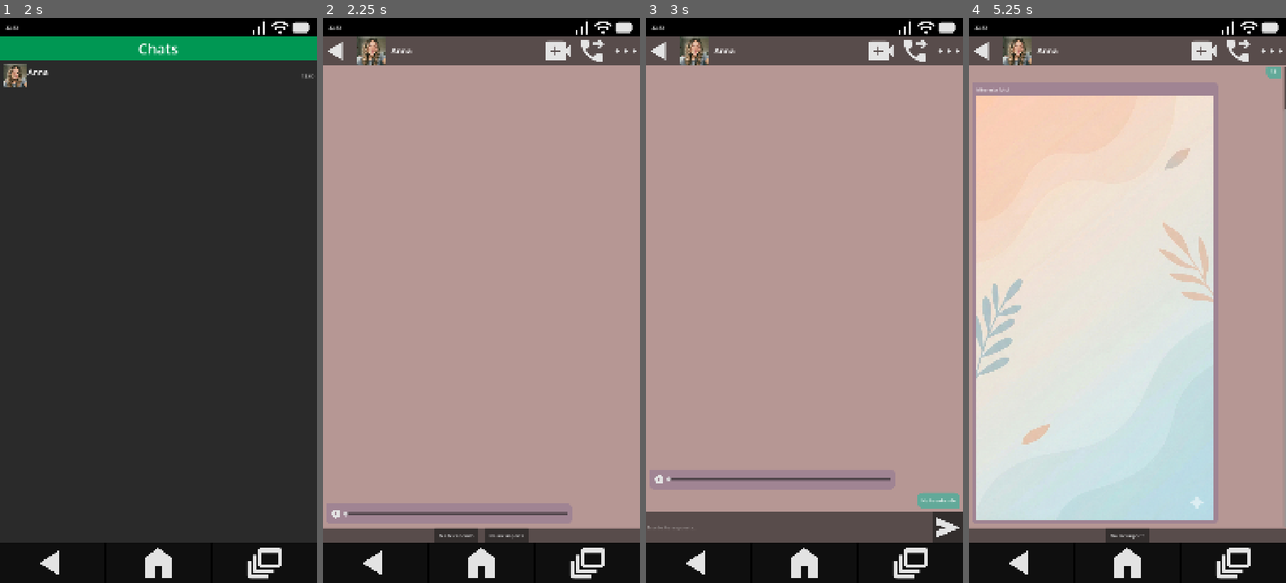
Above: before the commit, frames 1-4 (left to right).
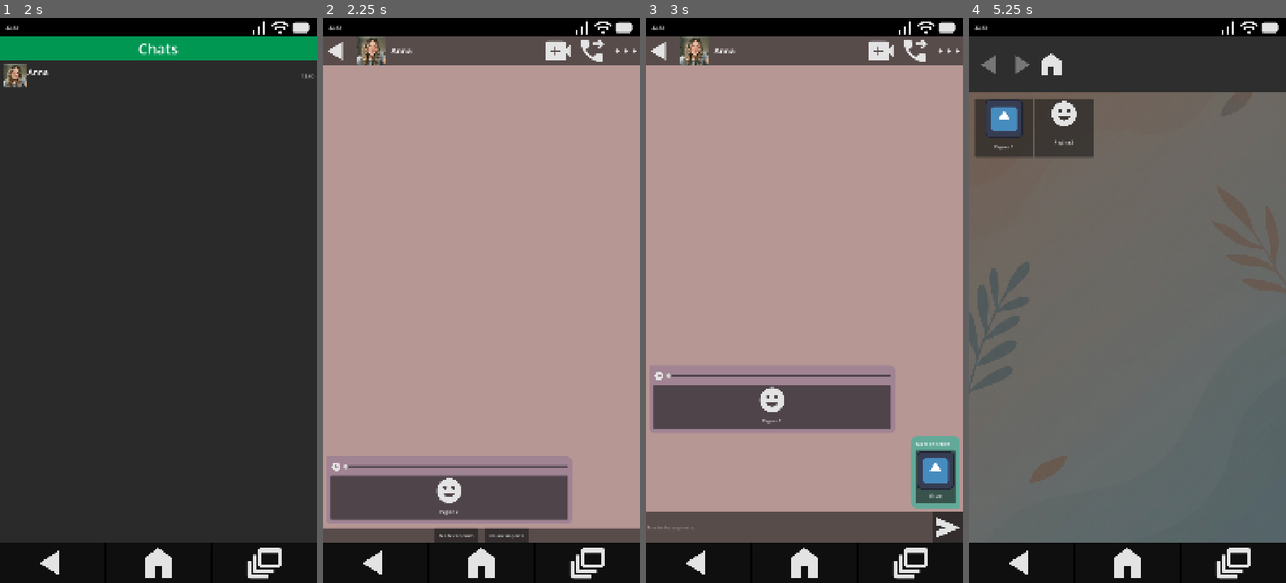
Above: after the commit, the same moments.

Repository: AlfredoCamarena/GD-Phone
Game: Godot game, scene res://_System/Main/main.tscn
The game is run twice, just before and just after one commit, with the same random seed, the same clock (stepped at 60 frames per second) and the same inputs. The engine's default icon, where the game draws it, is replaced by a stand-in: a white triangle on a blue panel in a dark square. Sound files missing from this copy of the repository are replaced by a short silence.
Inputs (mouse positions are in pixels of both pictures, inside the frame that each line leads up to):
- Up to frame 1 (2 s): click (53, 560) at 0.5 s; click "Message" at 1.25 s
- Up to frame 2 (2.25 s): click (481, 74) at 2 s
- Up to frame 3 (3 s): click "No te entiendo" at 2.75 s
- Up to frame 4 (5.25 s): click (1111, 526) at 3.52 s; type "12" at 3.6 s; click (1270, 526) at 4.25 s; click (1095, 492) at 5 s, where only the run after the commit has a clickable "Titulo"

Frame 1 is identical in both runs. In frame 2, 6.3% of the frame differs, in the area x 2-78%, y 78-89%; in frame 3, 8.4%; in frame 4, 90%, in the area x 0-100%, y 3-93%.
Error after the commit: Invalid access to property or key 'url' on a base object of type 'Nil'. (res://Apps/3_WebBrowser/web_browser.gd:19)

Commit message:
Open webpages from chat link

Diff:
--- a/Apps/1_Chat/ChatBubble/chat_bubble.gd
+++ b/Apps/1_Chat/ChatBubble/chat_bubble.gd
@@ -10,21 +10,25 @@
 @onready var audio_ui: HBoxContainer = %AudioUI
 @onready var play_button: Button = $Content/AudioUI/PlayButton
 @onready var audio_slider: HSlider = %AudioSlider
+@onready var link_button: Button = %LinkButton
 
 @export var max_width_ratio: float = 0.75
 @onready var max_allowed_width: float = get_viewport_rect().size.x * max_width_ratio
 
+var link_data: WebpageData
 var saved_playback_pos: float = 0.0
 var is_dragging_slider: bool = false
 
-func setup(msg: String, audio: AudioStream, photo:Texture2D) -> void:
+func setup(msg: String, audio: AudioStream, photo:Texture2D, webpage_data: WebpageData) -> void:
 	message_label.text = msg
 	photo_rect.texture = photo
 	audio_player.stream = audio
+	link_data = webpage_data
 
 	_handle_label_autowrap()
 	_handle_photo_logic()
 	_handle_audio_player_logic()
+	_handle_link_logic()
 
 
 func _ready() -> void:
@@ -33,6 +37,7 @@
 	audio_player.finished.connect(_on_audio_finished)
 	audio_slider.drag_started.connect(_on_slider_drag_started)
 	audio_slider.drag_ended.connect(_on_slider_drag_ended)
+	link_button.pressed.connect(_on_link_pressed)
 
 
 func _process(_delta: float) -> void:
@@ -79,6 +84,13 @@
 	audio_slider.max_value = audio_player.stream.get_length()
 
 
+func _handle_link_logic() -> void:
+	if link_data == null:
+		return
+
+	link_button.icon = link_data.icon
+	link_button.text = link_data.title
+
 
 func _on_play_toggled() -> void:
 	if play_button.button_pressed:
@@ -106,3 +118,7 @@
 
 	if play_button.button_pressed:
 		audio_player.play(saved_playback_pos)
+
+
+func _on_link_pressed() -> void:
+	SignalBus.open_webpage_requested.emit(link_data)
--- a/Apps/1_Chat/ChatBubble/chat_bubble.tscn
+++ b/Apps/1_Chat/ChatBubble/chat_bubble.tscn
@@ -1,32 +1,33 @@
-[gd_scene load_steps=3 format=3 uid="uid://cen32adkpntg4"]
+[gd_scene format=3 uid="uid://cen32adkpntg4"]
 
 [ext_resource type="Script" uid="uid://dxa71id6av5w" path="res://Apps/1_Chat/ChatBubble/chat_bubble.gd" id="1_kw4iq"]
 [ext_resource type="Texture2D" uid="uid://cgvlgswhkb262" path="res://_Assets/Image/Gallery 128x128/media_play.png" id="2_mxkyg"]
+[ext_resource type="Texture2D" uid="uid://fxlrkw0hkdyb" path="res://icon.svg" id="3_g3kok"]
 
-[node name="ChatBubble" type="PanelContainer"]
+[node name="ChatBubble" type="PanelContainer" unique_id=1732346655]
 offset_right = 148.0
 offset_bottom = 23.0
 script = ExtResource("1_kw4iq")
 
-[node name="AudioPlayer" type="AudioStreamPlayer" parent="."]
+[node name="AudioPlayer" type="AudioStreamPlayer" parent="." unique_id=91383686]
 unique_name_in_owner = true
 
-[node name="Content" type="VBoxContainer" parent="."]
+[node name="Content" type="VBoxContainer" parent="." unique_id=942318956]
 layout_mode = 2
 theme_override_constants/separation = 10
 
-[node name="MessageLabel" type="Label" parent="Content"]
+[node name="MessageLabel" type="Label" parent="Content" unique_id=508942912]
 unique_name_in_owner = true
 custom_minimum_size = Vector2(50, 0)
 layout_mode = 2
 text = "Mensaje de prueba"
 
-[node name="AudioUI" type="HBoxContainer" parent="Content"]
+[node name="AudioUI" type="HBoxContainer" parent="Content" unique_id=1602163736]
 unique_name_in_owner = true
 custom_minimum_size = Vector2(0, 40)
 layout_mode = 2
 
-[node name="PlayButton" type="Button" parent="Content/AudioUI"]
+[node name="PlayButton" type="Button" parent="Content/AudioUI" unique_id=1507590665]
 custom_minimum_size = Vector2(40, 40)
 layout_mode = 2
 focus_mode = 0
@@ -35,14 +36,22 @@
 flat = true
 expand_icon = true
 
-[node name="AudioSlider" type="HSlider" parent="Content/AudioUI"]
+[node name="AudioSlider" type="HSlider" parent="Content/AudioUI" unique_id=751963209]
 unique_name_in_owner = true
 layout_mode = 2
 size_flags_horizontal = 3
 size_flags_vertical = 4
 
-[node name="PhotoRect" type="TextureRect" parent="Content"]
+[node name="PhotoRect" type="TextureRect" parent="Content" unique_id=1386273177]
 unique_name_in_owner = true
 layout_mode = 2
 expand_mode = 1
 stretch_mode = 5
+
+[node name="LinkButton" type="Button" parent="Content" unique_id=1761782018]
+unique_name_in_owner = true
+layout_mode = 2
+text = "Titulo"
+icon = ExtResource("3_g3kok")
+icon_alignment = 1
+vertical_icon_alignment = 0
--- a/Apps/1_Chat/ChatDetail/chat_detail.gd
+++ b/Apps/1_Chat/ChatDetail/chat_detail.gd
@@ -49,7 +49,7 @@
 		bubble = BUBBLE_OTHER.instantiate() as ChatBubble
 
 	messages_container.add_child(bubble)
-	bubble.setup(msg_data.text, msg_data.audio, msg_data.image)
+	bubble.setup(msg_data.text, msg_data.audio, msg_data.image, msg_data.link)
 
 	if not msg_data.reply_options.is_empty():
 		show_options(msg_data.reply_options)
--- a/Apps/1_Chat/ChatDetail/chat_detail.tscn
+++ b/Apps/1_Chat/ChatDetail/chat_detail.tscn
@@ -8,7 +8,7 @@
 [ext_resource type="Texture2D" uid="uid://psfg7gbmafvf" path="res://_Assets/Image/Chat 96x96/voice_call.png" id="5_6xbe8"]
 [ext_resource type="Texture2D" uid="uid://3ccjf4vdc77e" path="res://_Assets/Image/Chat 96x96/option_dots.png" id="6_4sh2e"]
 
-[node name="ChatDetail" type="Control"]
+[node name="ChatDetail" type="Control" unique_id=130452937]
 layout_mode = 3
 anchors_preset = 15
 anchor_right = 1.0
@@ -17,7 +17,7 @@
 grow_vertical = 2
 script = ExtResource("1_bkvpm")
 
-[node name="Background" type="ColorRect" parent="."]
+[node name="Background" type="ColorRect" parent="." unique_id=168335442]
 layout_mode = 1
 anchors_preset = 15
 anchor_right = 1.0
@@ -26,7 +26,7 @@
 grow_vertical = 2
 color = Color(0.71488535, 0.592703, 0.58078104, 1)
 
-[node name="MainLayout" type="VBoxContainer" parent="."]
+[node name="MainLayout" type="VBoxContainer" parent="." unique_id=174814311]
 layout_mode = 1
 anchors_preset = 15
 anchor_right = 1.0
@@ -34,16 +34,16 @@
 grow_horizontal = 2
 grow_vertical = 2
 
-[node name="Header" type="PanelContainer" parent="MainLayout"]
+[node name="Header" type="PanelContainer" parent="MainLayout" unique_id=729956373]
 custom_minimum_size = Vector2(0, 60)
 layout_mode = 2
 
-[node name="HBoxContainer" type="HBoxContainer" parent="MainLayout/Header"]
+[node name="HBoxContainer" type="HBoxContainer" parent="MainLayout/Header" unique_id=1807808701]
 layout_mode = 2
 size_flags_vertical = 4
 theme_override_constants/separation = 20
 
-[node name="BackButton" type="Button" parent="MainLayout/Header/HBoxContainer"]
+[node name="BackButton" type="Button" parent="MainLayout/Header/HBoxContainer" unique_id=1828378018]
 unique_name_in_owner = true
 custom_minimum_size = Vector2(96, 96)
 layout_mode = 2
@@ -52,7 +52,7 @@
 focus_mode = 0
 flat = true
 
-[node name="Icon" type="TextureRect" parent="MainLayout/Header/HBoxContainer/BackButton"]
+[node name="Icon" type="TextureRect" parent="MainLayout/Header/HBoxContainer/BackButton" unique_id=113370872]
 custom_minimum_size = Vector2(96, 96)
 layout_mode = 0
 offset_right = 40.0
@@ -60,7 +60,7 @@
 texture = ExtResource("2_o77o1")
 expand_mode = 1
 
-[node name="Avatar" type="TextureRect" parent="MainLayout/Header/HBoxContainer"]
+[node name="Avatar" type="TextureRect" parent="MainLayout/Header/HBoxContainer" unique_id=1104010259]
 unique_name_in_owner = true
 custom_minimum_size = Vector2(96, 96)
 layout_mode = 2
@@ -68,43 +68,43 @@
 texture = ExtResource("3_w0bou")
 expand_mode = 1
 
-[node name="NameLabel" type="Label" parent="MainLayout/Header/HBoxContainer"]
+[node name="NameLabel" type="Label" parent="MainLayout/Header/HBoxContainer" unique_id=520388853]
 unique_name_in_owner = true
 layout_mode = 2
 theme_type_variation = &"HeaderLarge"
 text = "Nombre de Contacto"
 
-[node name="RightIconsContainer" type="HBoxContainer" parent="MainLayout/Header/HBoxContainer"]
+[node name="RightIconsContainer" type="HBoxContainer" parent="MainLayout/Header/HBoxContainer" unique_id=814350925]
 layout_mode = 2
 size_flags_horizontal = 10
 size_flags_vertical = 4
 theme_override_constants/separation = 20
 
-[node name="VideoIcon" type="TextureRect" parent="MainLayout/Header/HBoxContainer/RightIconsContainer"]
+[node name="VideoIcon" type="TextureRect" parent="MainLayout/Header/HBoxContainer/RightIconsContainer" unique_id=279895021]
 custom_minimum_size = Vector2(96, 96)
 layout_mode = 2
 texture = ExtResource("4_32lo3")
 expand_mode = 1
 
-[node name="CallIcon" type="TextureRect" parent="MainLayout/Header/HBoxContainer/RightIconsContainer"]
+[node name="CallIcon" type="TextureRect" parent="MainLayout/Header/HBoxContainer/RightIconsContainer" unique_id=766156553]
 custom_minimum_size = Vector2(96, 96)
 layout_mode = 2
 texture = ExtResource("5_6xbe8")
 expand_mode = 1
 
-[node name="OptionsIcon" type="TextureRect" parent="MainLayout/Header/HBoxContainer/RightIconsContainer"]
+[node name="OptionsIcon" type="TextureRect" parent="MainLayout/Header/HBoxContainer/RightIconsContainer" unique_id=960500539]
 custom_minimum_size = Vector2(96, 96)
 layout_mode = 2
 texture = ExtResource("6_4sh2e")
 expand_mode = 1
 
-[node name="MessageScroll" type="ScrollContainer" parent="MainLayout"]
+[node name="MessageScroll" type="ScrollContainer" parent="MainLayout" unique_id=1284657064]
 unique_name_in_owner = true
 layout_mode = 2
 size_flags_vertical = 3
 horizontal_scroll_mode = 0
 
-[node name="MarginContainer" type="MarginContainer" parent="MainLayout/MessageScroll"]
+[node name="MarginContainer" type="MarginContainer" parent="MainLayout/MessageScroll" unique_id=726996248]
 layout_mode = 2
 size_flags_horizontal = 3
 size_flags_vertical = 3
@@ -113,7 +113,7 @@
 theme_override_constants/margin_right = 10
 theme_override_constants/margin_bottom = 10
 
-[node name="MessagesContainer" type="VBoxContainer" parent="MainLayout/MessageScroll/MarginContainer"]
+[node name="MessagesContainer" type="VBoxContainer" parent="MainLayout/MessageScroll/MarginContainer" unique_id=2140566019]
 unique_name_in_owner = true
 layout_mode = 2
 size_flags_horizontal = 3
@@ -121,15 +121,15 @@
 theme_override_constants/separation = 10
 alignment = 2
 
-[node name="InputArea" type="PanelContainer" parent="MainLayout"]
+[node name="InputArea" type="PanelContainer" parent="MainLayout" unique_id=1540371141]
 custom_minimum_size = Vector2(0, 50)
 layout_mode = 2
 
-[node name="KeyboardInputContainer" type="HBoxContainer" parent="MainLayout/InputArea"]
+[node name="KeyboardInputContainer" type="HBoxContainer" parent="MainLayout/InputArea" unique_id=1733310554]
 unique_name_in_owner = true
 layout_mode = 2
 
-[node name="TypeBox" type="LineEdit" parent="MainLayout/InputArea/KeyboardInputContainer"]
+[node name="TypeBox" type="LineEdit" parent="MainLayout/InputArea/KeyboardInputContainer" unique_id=635378590]
 unique_name_in_owner = true
 layout_mode = 2
 size_flags_horizontal = 3
@@ -137,13 +137,13 @@
 flat = true
 caret_blink = true
 
-[node name="SendButton" type="Button" parent="MainLayout/InputArea/KeyboardInputContainer"]
+[node name="SendButton" type="Button" parent="MainLayout/InputArea/KeyboardInputContainer" unique_id=71382348]
 unique_name_in_owner = true
 layout_mode = 2
 focus_mode = 0
 icon = ExtResource("4_w0bou")
 
-[node name="ChoiceInputContainer" type="HBoxContainer" parent="MainLayout/InputArea"]
+[node name="ChoiceInputContainer" type="HBoxContainer" parent="MainLayout/InputArea" unique_id=567794320]
 unique_name_in_owner = true
 visible = false
 layout_mode = 2
--- a/Apps/3_WebBrowser/web_browser.gd
+++ b/Apps/3_WebBrowser/web_browser.gd
@@ -1,3 +1,4 @@
+class_name WebBrowserApp
 extends Control
 
 @onready var back_button: Button = %BackButton
--- a/GameContent/Data/Messages/Anna/1_hola.tres
+++ b/GameContent/Data/Messages/Anna/1_hola.tres
@@ -1,7 +1,8 @@
-[gd_resource type="Resource" script_class="MessageData" load_steps=9 format=3 uid="uid://w3jk8n06ho3m"]
+[gd_resource type="Resource" script_class="MessageData" format=3 uid="uid://w3jk8n06ho3m"]
 
 [ext_resource type="Script" uid="uid://bpse7if2ak65s" path="res://_System/Resources/ReplyOption.gd" id="1_36sm3"]
 [ext_resource type="AudioStream" uid="uid://c07yxhwkd0ixe" path="res://GameContent/Assets/Audios/Anna/AnnaTest.ogg" id="1_pq36y"]
+[ext_resource type="Resource" uid="uid://b5x5vxmwbg3w" path="res://GameContent/Data/Webpages/example/page2/page2.tres" id="2_evpg7"]
 [ext_resource type="Resource" uid="uid://2vka83hve84a" path="res://GameContent/Data/Events/NewNotification/test_notification.tres" id="2_gpul6"]
 [ext_resource type="Script" uid="uid://dbte7kxlkuhtf" path="res://_System/Resources/MessageData.gd" id="2_jwdeb"]
 [ext_resource type="Resource" uid="uid://bkur7j11e6inq" path="res://GameContent/Data/Messages/Anna/2a_no_te_entiendo.tres" id="4_gpul6"]
@@ -22,6 +23,7 @@
 [resource]
 script = ExtResource("2_jwdeb")
 audio = ExtResource("1_pq36y")
+link = ExtResource("2_evpg7")
 reply_options = Array[ExtResource("1_36sm3")]([SubResource("Resource_36sm3"), SubResource("Resource_pq36y")])
 on_read_event = ExtResource("2_gpul6")
 metadata/_custom_type_script = "uid://dbte7kxlkuhtf"
--- a/_System/Main/main.gd
+++ b/_System/Main/main.gd
@@ -11,6 +11,7 @@
 	home_button.pressed.connect(func() -> void:
 		_open_app(home_scene))
 	SignalBus.open_app_requested.connect(_open_app)
+	SignalBus.open_webpage_requested.connect(_open_webpage)
 	EventManager.trigger_call.connect(_on_event_call)
 	EventManager.trigger_photo_unlock.connect(_on_event_photo_unlocked)
 	EventManager.trigger_notification.connect(_on_event_notification)
@@ -20,16 +21,23 @@
 	_connect_signals()
 
 
-func _open_app(scene: PackedScene) -> void:
+func _open_app(scene: PackedScene) -> Node:
 	_clear_app_container()
 
 	var new_app := scene.instantiate()
 	app_container.add_child(new_app)
+	return new_app
 
 
 func _clear_app_container() -> void:
 	for child in app_container.get_children():
 		child.queue_free()
+
+
+func _open_webpage(data: WebpageData) -> void:
+	const WEB_BROWSER_SCENE = preload("uid://c15x2ptcs1e2l")
+	var browser := _open_app(WEB_BROWSER_SCENE) as WebBrowserApp
+	browser.load_webpage(data)
 
 
 func _on_event_call(contact: ContactData, voice_audio: AudioStream) -> void:
--- a/_System/Resources/MessageData.gd
+++ b/_System/Resources/MessageData.gd
@@ -10,6 +10,7 @@
 @export_multiline var text: String = ""
 @export var image: Texture2D
 @export var audio: AudioStream
+@export var link: WebpageData
 
 @export_group("Comportamiento")
 @export var delay: float = 1.5
--- a/_System/_Autoloads/signal_bus.gd
+++ b/_System/_Autoloads/signal_bus.gd
@@ -2,3 +2,5 @@
 
 @warning_ignore("unused_signal")
 signal open_app_requested(app_scene: PackedScene)
+@warning_ignore("unused_signal")
+signal open_webpage_requested(page_scene: PackedScene)
Not shown: 1 places in Apps/1_Chat/ChatDetail/chat_detail.tscn that only renumber resources
Not shown: 1 places in GameContent/Data/Messages/Anna/2a_no_te_entiendo.tres that only renumber resources
